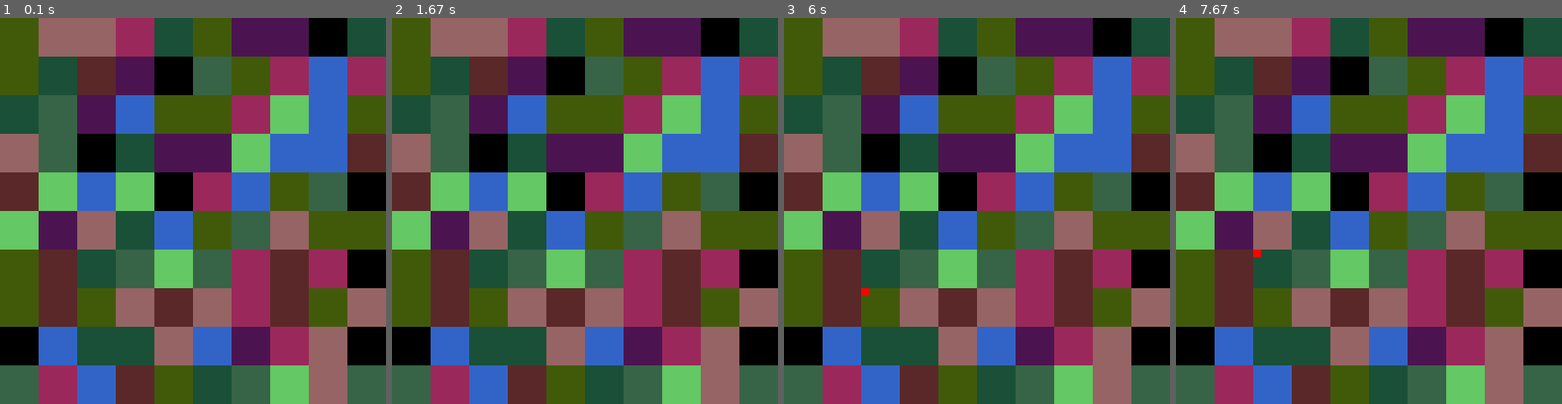
Above: before the commit, frames 1-4 (left to right).
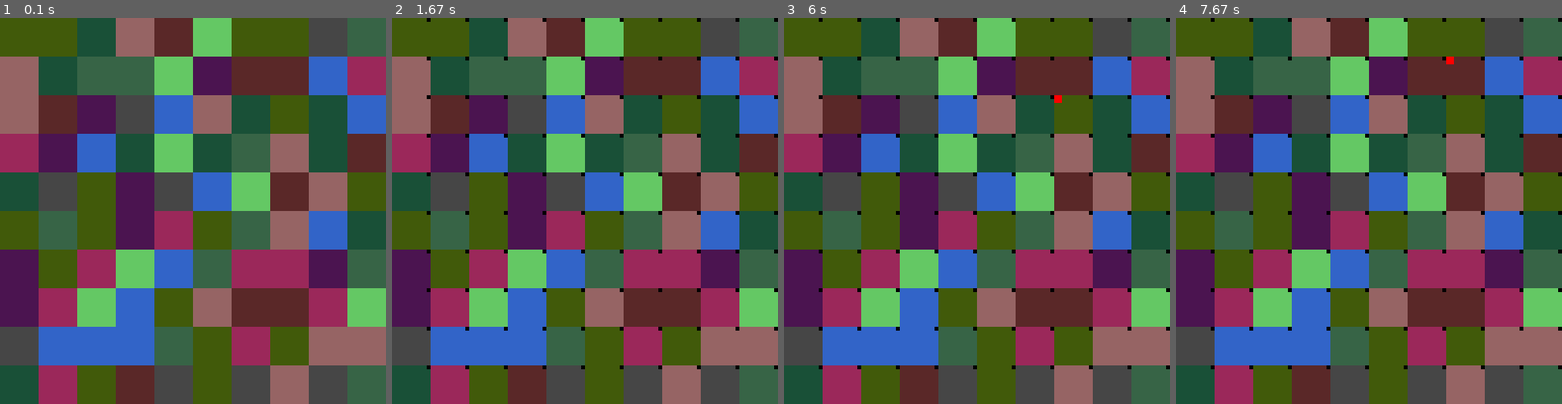
Above: after the commit, the same moments.

Repository: oferby/playground
Game: pygame game, started from RKHS/maze/simple/app.py
Same seed, same stepped clock (60 frames per second), same inputs: the game is played once before the commit and once after it.
Inputs:
- Up to frame 1 (0.1 s): no input
- Up to frame 2 (1.67 s): hold P 0.33-0.8 s; hold Right 0.33-0.8 s; hold Right 0.83-1.3 s; hold Up from 1.33 s (still down)
- Up to frame 3 (6 s): release Up at 1.93 s; hold Left 2.77-3.53 s; hold Down 3.57-4.45 s; tap S at 5.48 s
- Up to frame 4 (7.67 s): hold Up 6.52-7.53 s; hold Right from 7.57 s (still down)

The runs differ from the first frame. In frame 1, 81% of the frame differs, in the area x 0-100%, y 0-100%; in frame 2, 81%; in frame 3, 81%; in frame 4, 81%.

Commit message:
position bug fix

Diff:
--- a/RKHS/maze/simple/agents.py
+++ b/RKHS/maze/simple/agents.py
@@ -1,5 +1,6 @@
 import sys
 from abc import abstractmethod
+
 import numpy as np
 import pygame
 
@@ -19,13 +20,13 @@
                 sys.exit()
 
             if k == 273:
-                return 0
+                return 0  # up
             elif k == 274:
-                return 2
+                return 2  # down
             elif k == 275:
-                return 1
+                return 1  # right
             elif k == 276:
-                return 3
+                return 3  # left
             # r
             elif k == 114:
                 return 99
@@ -51,3 +52,38 @@
 
     def get_action(self, obs):
         return kb_action()
+
+
+class BayesAgent(Agent):
+
+    def __init__(self, world):
+        self.Tm = np.matrix(world.T)
+        self.Zm = np.matrix(world.Z)
+        self.observations = len(world.Z)
+        self.prior = world.prior
+
+        self.obstacles = world.obstacles
+
+    def flatten(self, a):
+        return np.squeeze(np.asarray(a))
+
+    def get_action(self, obs):
+
+        action = kb_action()
+        return action
+
+    def get_observation(self, obs, action, reward, done):
+
+        super().get_observation(obs,action, reward, done)
+
+        pZ = self.get_obs_vector(int(obs))
+        posterior = self.flatten(pZ * self.Zm)  # * self.flatten(self.prior)
+        self.prior = posterior
+        print('real: {}'.format(self.obstacles[0]))
+        print('state: {}'.format(posterior[0:10]))
+
+
+    def get_obs_vector(self, obs):
+        z = np.zeros(self.observations)
+        z[obs] = 1
+        return np.matrix(z)
--- a/RKHS/maze/simple/app.py
+++ b/RKHS/maze/simple/app.py
@@ -15,7 +15,8 @@
     world = W.World()
     done = False
     reward = 0
-    agent = A.SimpleAgent()
+    # agent = A.SimpleAgent()
+    agent = A.BayesAgent(world)
     obs = None
     draw()
     while 1:
@@ -26,6 +27,8 @@
                 break
             elif action == 98:
                 world.toggle_show_agent()
+            elif action == 97:
+                world.toggle_show_prior()
             else:
                 obs, reward, done = world.take_action(action)
                 agent.get_observation(obs, action, reward, done)
--- a/RKHS/maze/simple/world.py
+++ b/RKHS/maze/simple/world.py
@@ -13,7 +13,7 @@
 RED = (255, 0, 0)
 BLUE = (0, 0, 255)
 
-COLOR0 = (0, 0, 0)
+COLOR0 = (70, 70, 70)
 COLOR1 = (50, 100, 200)
 COLOR2 = (100, 200, 100)
 COLOR3 = (150, 100, 100)
@@ -38,8 +38,8 @@
 
 pygame.display.set_caption("Simple Maze")
 
-MAP_FILE = 'map.npy'
-STATES_FILE = 'stats.npy'
+MAP_FILE = 'data\map.npy'
+STATES_FILE = 'data\stats.npy'
 
 
 class World:
@@ -48,8 +48,14 @@
 
         self.agent_location = np.zeros((DIM, DIM))
         self.obstacles = np.zeros((DIM, DIM))
+
         self.T = np.zeros((DIM * DIM, DIM * DIM))
         self.Z = np.zeros((OBSERVATIONS, DIM * DIM))
+        self.A = np.zeros((4, DIM * DIM))
+
+        self.prior = np.ones(DIM * DIM) * (1 / (DIM * DIM))
+        self.show_prior = False
+
         self.init_target_location()
         self.background = np.copy(self.get_surface())
         self.agent_location = self.init_agent_location()
@@ -60,6 +66,9 @@
 
     def toggle_show_agent(self):
         self.show_agent = not self.show_agent
+
+    def toggle_show_prior(self):
+        self.show_prior = not self.show_prior
 
     def init_agent_location(self):
         x = random.randint(0, DIM - 1)
@@ -123,17 +132,22 @@
                     self.T[i, j] = self.T[i, j] / s
 
         #     calc Z
-
         for i in range(DIM):
             for j in range(DIM):
                 obs = int(self.obstacles[i, j])
                 self.Z[obs, i * DIM + j] += 1
 
+        # print('real: {}'.format(self.obstacles[0]))
+        # print('Z: {}'.format(self.Z[:, 0:DIM]))
+
         #     normalize Z
-        for i in range(OBSERVATIONS):
-            s = sum(self.Z[i])
-            for j in range(DIM * DIM):
-                self.Z[i][j] = self.Z[i][j] / s
+        # for i in range(OBSERVATIONS):
+        #     s = sum(self.Z[i])
+        #     for j in range(DIM * DIM):
+        #         self.Z[i][j] = self.Z[i][j] / s
+        #
+        # print('Znorm: {}'.format(self.Z[:, 0:DIM]))
+
 
     @staticmethod
     def get_surface():
@@ -147,11 +161,26 @@
             position = self.get_location_vector(self.agent_location)
             pygame.draw.rect(screen, RED, (position[0], position[1], 10, 10))
 
+        if self.show_prior:
+            for i in range(DIM):
+                for j in range(DIM):
+                    p = self.prior[i * DIM + j]
+                    if p < 0.2:
+                        size = 5
+                    elif p < 0.4:
+                        size = 10
+                    elif p < 0.6:
+                        size = 15
+                    else:
+                        size = 20
+                    position = self.get_location_vector([j, i])
+                    pygame.draw.rect(screen, BLACK, (position[0] + ROBOT_SIZE - size, position[1], size, size))
+
         pygame.display.flip()
 
     def get_location_vector(self, location):
-        x = location[0] * ROBOT_SIZE
-        y = location[1] * ROBOT_SIZE
+        x = location[1] * ROBOT_SIZE
+        y = location[0] * ROBOT_SIZE
         return [x, y]
 
     def draw_rec(self, x, y, size, color):
@@ -170,13 +199,13 @@
         new_position = self.agent_location.copy()
 
         if action == 0:
+            new_position[0] -= 1
+        elif action == 1:
+            new_position[1] += 1
+        elif action == 2:
+            new_position[0] += 1
+        elif action == 3:
             new_position[1] -= 1
-        elif action == 1:
-            new_position[0] += 1
-        elif action == 2:
-            new_position[1] += 1
-        elif action == 3:
-            new_position[0] -= 1
 
         if self.is_move_valid(new_position):
             self.agent_location = new_position
